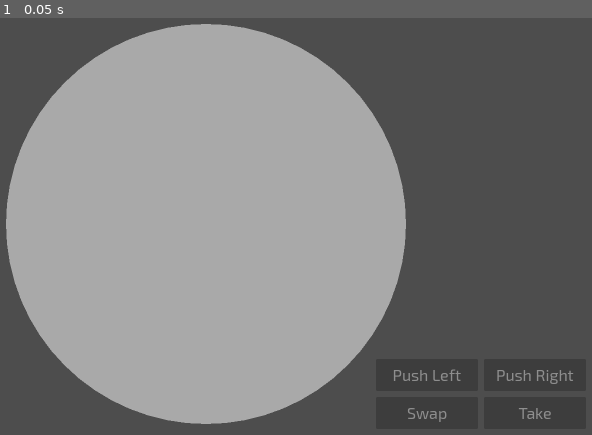
Above: before the commit, frame 1.
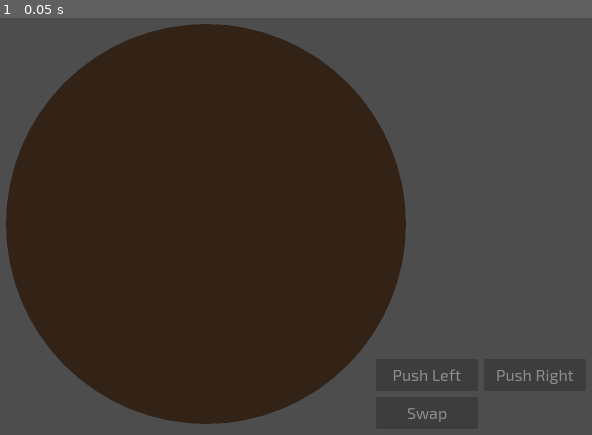
Above: after the commit, the same moment.

Repository: Jordyfel/simple-game
Game: Godot game, scene res://source/game.tscn
Two runs of this game, one before a commit and one after it. Both use one fixed random seed, a clock stepped at 60 frames per second and the inputs below. This scene is started directly instead of the project's main scene.
Inputs:
- Up to frame 1 (0.05 s): no input

The runs differ from the first frame. In frame 1, 51% of the frame differs, in the area x 1-94%, y 1-98%.

Commit message:
Make names more aligned.

Diff:
--- a/source/deck.gd
+++ b/source/deck.gd
@@ -7,13 +7,7 @@
 
 
 
-func _init(number_of_players: int) -> void:
-	var colors:= [
-		Color.BLUE,
-		Color.GREEN,
-		Color.RED,
-		Color.YELLOW,
-	]
+func _init(number_of_players: int, colors: PackedColorArray) -> void:
 	var shapes = [
 		Card.CardShape.CIRCLE,
 		Card.CardShape.HEXAGON,
--- a/source/field.gd
+++ b/source/field.gd
@@ -6,11 +6,11 @@
 
 var cards: Array = [null, null, null, null, null, null]
 
-
 var player_name: String:
 	set(new_player_name):
 		player_name = new_player_name
 		$Label.text = new_player_name
+		$Label.rotation -= rotation
 
 @export var zone_positions: Array[Vector2]
 @export var zone_size:= Vector2(60, 87.5)
@@ -18,6 +18,30 @@
 
 
 
+
+func make_label_horizontal() -> void:
+	$Label.rotation -= rotation
+	var distance: float = zone_positions[3].y + zone_size.y + 80
+	var weight: float
+
+	if fposmod($Label.rotation, TAU) > PI:
+		if fposmod($Label.rotation, PI) < PI/2:
+			weight = (fposmod($Label.rotation, PI/2) / (PI/2))
+		else:
+			weight = (1 - (fposmod($Label.rotation, PI/2)) / (PI/2))
+	$Label.position.y = distance + weight * $Label.size.x
+
+
+@rpc("call_local", "reliable")
+func highlight_name() -> void:
+	$Label.add_theme_stylebox_override(&"normal", zone_style_box)
+
+
+@rpc("call_local", "reliable")
+func unhighlight_name() -> void:
+	$Label.remove_theme_stylebox_override(&"normal")
+
+
 func _draw() -> void:
 	for pos in zone_positions:
 		draw_style_box(zone_style_box, Rect2(pos, zone_size))
--- a/source/game.gd
+++ b/source/game.gd
@@ -9,9 +9,12 @@
 var my_turn:= false
 var player_index: int
 
+@export var card_colors: PackedColorArray
+
 
 
 func _ready() -> void:
+	assert(card_colors.size() >= 8)
 	Lobby.player_loaded.rpc_id(1)
 
 
@@ -21,13 +24,14 @@
 
 	create_fields.rpc(Lobby.players)
 
-	deck = Deck.new(players.size())
+	deck = Deck.new(players.size(), card_colors)
 	for player in players:
 		for i in range(4):
 			draw_card(player)
 
 	var id = players[randi_range(0, players.size() - 1)].id
 	set_turn.rpc_id(id, true)
+	fields[Lobby.players[id]["index"]].highlight_name.rpc()
 
 
 @rpc("call_local", "reliable")
@@ -39,10 +43,12 @@
 
 func end_turn(index: int) -> void:
 	set_turn.rpc_id(players[index].id, false)
+	fields[index].unhighlight_name.rpc()
 
 	var starting_player_index: int = index + 1 if index + 1 < players.size() else 0
 
 	set_turn.rpc_id(players[starting_player_index].id, true)
+	fields[starting_player_index].highlight_name.rpc()
 
 
 @rpc("call_local", "reliable")
@@ -58,10 +64,11 @@
 		var field: Field = load("res://source/field.tscn").instantiate()
 		var fraction:= (index as float) / keys.size() as float
 		field.position = table_position + Vector2.from_angle(TAU * fraction) * table_radius * 0.5
-		add_child(field)
+		add_child(field, true)
 		field.player_name =  lobby_players_info[id]["name"]
 		field.look_at(table_position)
 		field.rotation += PI / 2
+		field.make_label_horizontal.call_deferred()
 		fields.push_back(field)
 
 		# This is here so that players and fields array have the same order on the server
@@ -207,15 +214,3 @@
 	var swap = fields[acting_player_index].cards[from_zone]
 	fields[acting_player_index].cards[from_zone] = fields[acting_player_index].cards[to_zone]
 	fields[acting_player_index].cards[to_zone] = swap
-
-
-func _on_take_button_pressed() -> void:
-	if my_turn:
-		action_take.rpc_id(1)
-
-
-@rpc("any_peer", "call_local", "reliable")
-func action_take() -> void:
-	var _acting_player_index: int = Lobby.players[multiplayer.get_remote_sender_id()]["index"]
-
-	# rpc take
--- a/source/game.tscn
+++ b/source/game.tscn
@@ -6,10 +6,12 @@
 
 [node name="Game" type="Node2D"]
 script = ExtResource("1_rtd5p")
+card_colors = PackedColorArray(0.654902, 0.137255, 0.137255, 1, 0.113725, 0.211765, 0.819608, 1, 0.152941, 0.654902, 0, 1, 0.886275, 0.835294, 0.0627451, 1, 0, 0, 0, 1, 0, 0, 0, 1, 0, 0, 0, 1, 0, 0, 0, 1, 0, 0, 0, 1)
 
 [node name="Table" type="Node2D" parent="."]
 position = Vector2(800, 450)
 script = ExtResource("2_7trmq")
+color = Color(0.196078, 0.137255, 0.0862745, 1)
 
 [node name="Hand" type="Node2D" parent="."]
 script = ExtResource("3_jawyp")
@@ -45,14 +47,6 @@
 disabled = true
 text = "Swap"
 
-[node name="TakeButton" type="Button" parent="Buttons"]
-layout_mode = 2
-size_flags_horizontal = 3
-size_flags_vertical = 3
-disabled = true
-text = "Take"
-
 [connection signal="pressed" from="Buttons/LeftButton" to="." method="_on_left_button_pressed"]
 [connection signal="pressed" from="Buttons/RightButton" to="." method="_on_right_button_pressed"]
 [connection signal="pressed" from="Buttons/SwapButton" to="." method="_on_swap_button_pressed"]
-[connection signal="pressed" from="Buttons/TakeButton" to="." method="_on_take_button_pressed"]
--- a/source/table.gd
+++ b/source/table.gd
@@ -5,7 +5,12 @@
 
 const RADIUS:= 400.0
 
+@export var color: Color:
+	set(new_color):
+		color = new_color
+		queue_redraw()
+
 
 
 func _draw() -> void:
-	draw_circle(Vector2.ZERO, RADIUS, Color.DARK_GRAY)
+	draw_circle(Vector2.ZERO, RADIUS, color)
